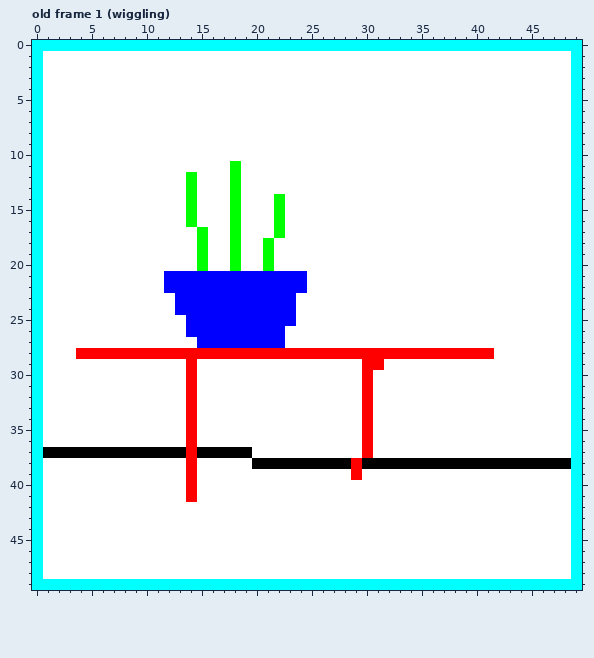
Two versions of one pixel-art file, test_project/example_scene.aseprite. The first picture shows the starting point.
50x50 pixels, 1 frame. Shown: old frame 1 (wiggling). The commit also changed other frames, which this record leaves out.
New version:
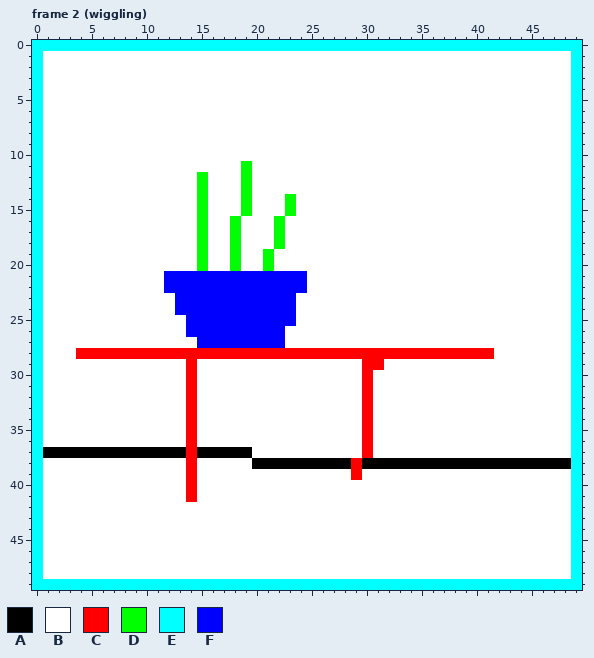
Palette (. is transparent): A #000000  B #ffffff  C #ff0000  D #00ff00  E #00ffff  F #0000ff
A new or re-ordered frame is compared with the old frame closest to it.
Changes in this commit:
frames 1 -> 2
--- frame 2 (wiggling) is new; against old frame 1 (wiggling), layer "plant"
@@ x 12..25 @@
 10 BBBBBBBBBBBBBB
-11 BBBBBBDBBBBBBB
-12 BBDBBBDBBBBBBB
-13 BBDBBBDBBBBBBB
-14 BBDBBBDBBBDBBB
-15 BBDBBBDBBBDBBB
-16 BBDBBBDBBBDBBB
+11 BBBBBBBDBBBBBB
+12 BBBDBBBDBBBBBB
+13 BBBDBBBDBBBBBB
+14 BBBDBBBDBBBDBB
+15 BBBDBBBDBBBDBB
+16 BBBDBBDBBBDBBB
 17 BBBDBBDBBBDBBB
-18 BBBDBBDBBDBBBB
+18 BBBDBBDBBBDBBB
 19 BBBDBBDBBDBBBB
Boxes around the changes in both pictures, in picture pixels (x1, y1, x2, y2):
changed: (186, 161, 296, 249)
